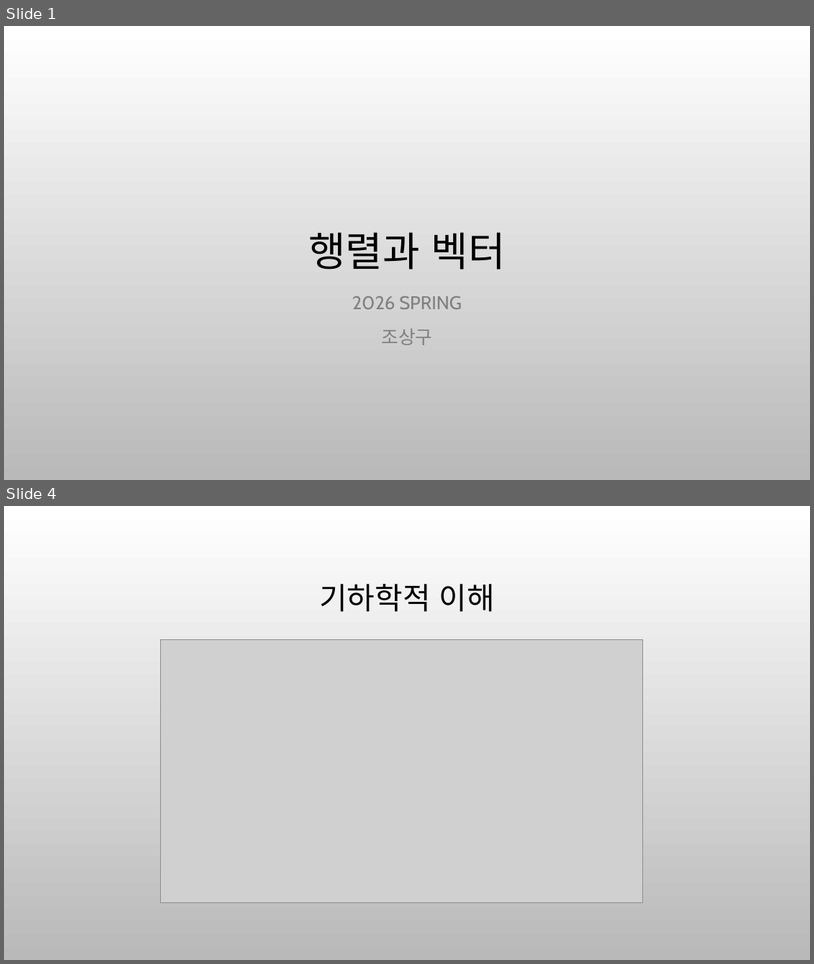
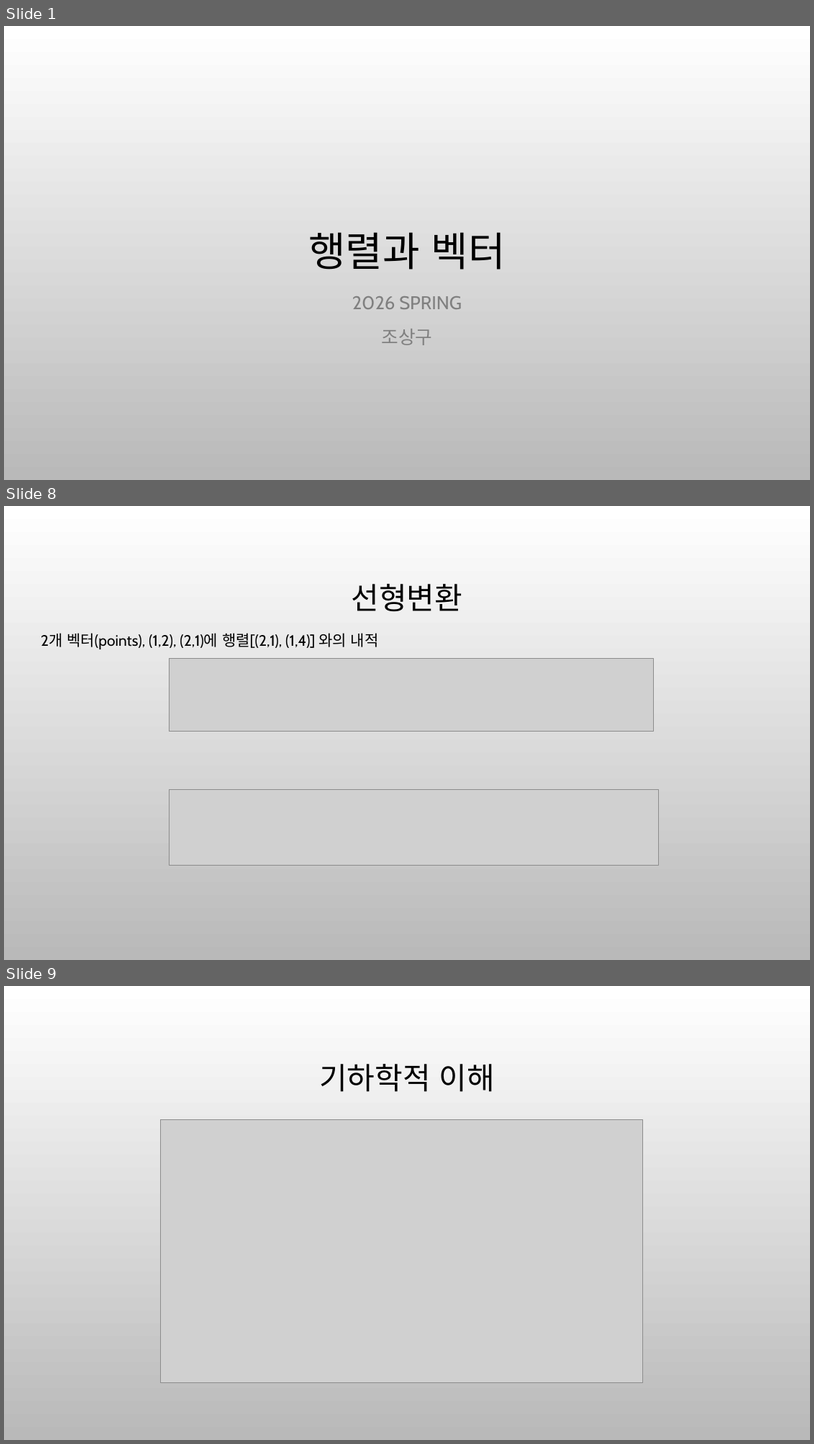
Before and after one commit to ancestor9/mathematics-for-machine-learning, a slide deck: 4_Matrix_vectors.pptx. Shown one above the other, each under a label of ours: slides 1 and 4 before the commit, slides 1, 8 and 9 after it; the slides between them are not shown. The pictures are 814x964 and 814x1444 pixels, drawn with LibreOffice and Linux fonts; fonts in the diff are those of the drawing; grey boxes stand for pictures; background and template pictures are left out. Boxes give left, top, right and bottom in pixels: in the first picture for what was removed or moved away, otherwise in the second. Text is boxed around its words. In the diff, an @@ line names an element or a change of style, - is before the commit and + after.

```diff
--- a/4_Matrix_vectors.pptx
+++ b/4_Matrix_vectors.pptx
@@ slide 8 added at (4, 506, 810, 960), background picture (left out) @@
@@ title added at (352, 584, 463, 612), 36 pt, text #000000 @@
+선형변환
@@ text added at (41, 633, 379, 649), 18 pt, text #000000 @@
+2개 벡터(points), (1,2), (2,1)에 행렬[(2,1), (1,4)] 와의 내적
@@ picture added at (169, 659, 654, 731) @@
@@ picture added at (169, 789, 659, 865) @@
@@ what was slide 4 is now slide 9 @@
```
Also in this commit, not shown: 2 slides changed, 6 other slides added.
